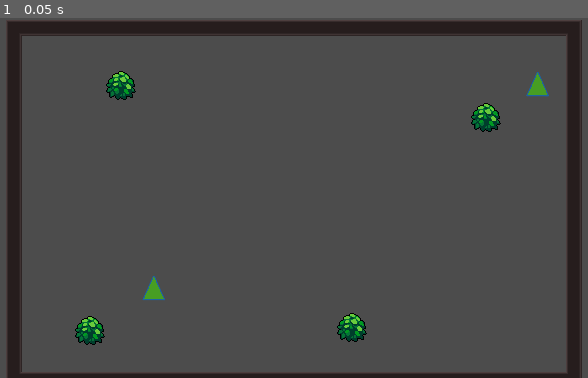
Above: before the commit, frame 1.
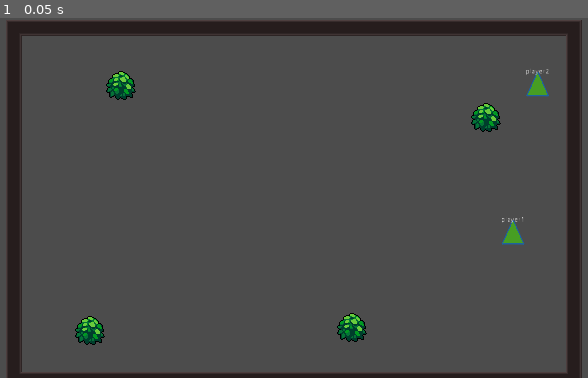
Above: after the commit, the same moment.

Repository: tangfuhao/InTheWorld
Game: Godot game, scene res://src/world/MiniMap.tscn
Two runs of this game, one before a commit and one after it. Both use one fixed random seed, a clock stepped at 60 frames per second and the inputs below.
Inputs:
- Up to frame 1 (0.05 s): no input

The runs differ from the first frame. In frame 1, 0.3% of the frame differs, in the area x 24-94%, y 14-79%.

Commit message:
修复一些问题

Diff:
--- /dev/null
+++ b/src/character/AttachEffect.gd
@@ -0,0 +1,10 @@
+extends AnimatedSprite
+
+func _ready():
+	connect("animation_finished",self,"_on_AnimatedSprite_animation_finished")
+	frame = 0
+	play("Animate")
+
+
+func _on_AnimatedSprite_animation_finished():
+	queue_free()
--- a/src/character/AttachEffect.tscn
+++ b/src/character/AttachEffect.tscn
@@ -1,6 +1,7 @@
-[gd_scene load_steps=5 format=2]
+[gd_scene load_steps=6 format=2]
 
 [ext_resource path="res://assert/effect/HitEffect.png" type="Texture" id=1]
+[ext_resource path="res://src/character/AttachEffect.gd" type="Script" id=2]
 
 [sub_resource type="AtlasTexture" id=1]
 atlas = ExtResource( 1 )
@@ -21,3 +22,4 @@
 [node name="AttachEffect" type="AnimatedSprite"]
 frames = SubResource( 3 )
 animation = "Animate"
+script = ExtResource( 2 )
--- a/src/character/HitBox.tscn
+++ b/src/character/HitBox.tscn
@@ -3,7 +3,7 @@
 [ext_resource path="res://src/character/HitBox.gd" type="Script" id=1]
 
 [sub_resource type="CircleShape2D" id=1]
-radius = 9.47219
+radius = 29.1181
 
 [node name="HitBox" type="Area2D"]
 script = ExtResource( 1 )
--- a/src/character/Human.gd
+++ b/src/character/Human.gd
@@ -10,6 +10,7 @@
 #与目标的距离
 var _target_distance = 0
 signal to_target_distance_update(distance)
+signal be_hurt(area)
 #背包
 var package = []
 #目标
@@ -53,3 +54,4 @@
 	var health_status = cpu.status.statusDic["健康状态"]
 	hurt_box.start_invincibility(0.5)
 	hurt_box.show_attack_effect()
+	emit_signal("be_hurt",area)
--- a/src/character/Human.tscn
+++ b/src/character/Human.tscn
@@ -33,7 +33,6 @@
 shape = SubResource( 1 )
 
 [node name="LabelLayout" parent="." instance=ExtResource( 5 )]
-visible = false
 
 [node name="CPU" parent="." instance=ExtResource( 4 )]
 visible = false
@@ -55,8 +54,15 @@
 monitorable = false
 collision_layer = 16
 collision_mask = 0
+
+[node name="CollisionShape2D" parent="HitBox" index="0"]
+position = Vector2( 0, 0 )
 [connection signal="area_entered" from="HurtBox" to="." method="_on_HurtBox_area_entered"]
 
 [editable path="CPU"]
 
 [editable path="Movement"]
+
+[editable path="HurtBox"]
+
+[editable path="HitBox"]
--- a/src/character/HurtBox.tscn
+++ b/src/character/HurtBox.tscn
@@ -3,7 +3,7 @@
 [ext_resource path="res://src/character/HurtBox.gd" type="Script" id=1]
 
 [sub_resource type="CircleShape2D" id=1]
-radius = 18.9661
+radius = 20.0417
 
 [node name="HurtBox" type="Area2D"]
 script = ExtResource( 1 )
--- a/src/character/tasks/Punch.gd
+++ b/src/character/tasks/Punch.gd
@@ -4,9 +4,10 @@
 func active():
 	if human:
 		var hit_box = human.hit_box
-		hit_box.set_deferred("monitorable",false)
+		hit_box.monitorable = true
+
 
 func terminate():
 	if human:
 		var hit_box = human.hit_box
-		hit_box.monitorable = true
+		hit_box.set_deferred("monitorable",false)
--- a/src/character/world_status/WorldStatus.gd
+++ b/src/character/world_status/WorldStatus.gd
@@ -6,6 +6,10 @@
 signal world_status_change
 
 var player_detection_zone:VisionSensor
+
+onready var hurt_time = $HurtTimer
+
+
 
 func setup():
 	world_status_dic["可以移动"] = true
@@ -27,11 +31,27 @@
 	player_detection_zone.connect("player_in_vision",self,"player_num_change_in_world_status")
 	player_detection_zone.connect("player_out_vision",self,"player_num_change_in_world_status")
 
-	owner.control_node.connect("to_target_distance_update",self,"to_target_distance_update")
+	var control_node = owner.control_node
+	control_node.connect("to_target_distance_update",self,"to_target_distance_update")
+	control_node.connect("be_hurt",self,"hurt_box_area_enter")
+
+func hurt_box_area_enter(area):
+	var is_hurt_status = world_status_dic["受到攻击"]
+	if hurt_time.is_stopped():
+		hurt_time.start(10)
+	else:
+		hurt_time.stop()
+		hurt_time.start(10)
+	if is_hurt_status == false:
+		world_status_dic["受到攻击"] = true
+		world_status_dic["不受攻击十秒"] = false
+		emit_signal("world_status_change")
+
+
 
 func to_target_distance_update(_distance):
 	world_status_dic["不在近战攻击范围"] = _distance > 20
-	world_status_dic["不在远程攻击范围"] = _distance > 200
+	world_status_dic["不在远程攻击范围"] = _distance > 150
 
 func player_num_change_in_world_status():
 	var target = player_detection_zone.get_recent_target("其他人")
@@ -55,3 +75,11 @@
 	if world_status_dic.has(_condition_item):
 		return world_status_dic[_condition_item]
 	return false
+
+
+func _on_HurtTimer_timeout():
+	var is_hurt_status = world_status_dic["受到攻击"]
+	if is_hurt_status:
+		world_status_dic["受到攻击"] = false
+		world_status_dic["不受攻击十秒"] = true
+		emit_signal("world_status_change")
--- a/src/character/world_status/WorldStatus.tscn
+++ b/src/character/world_status/WorldStatus.tscn
@@ -6,3 +6,8 @@
 visible = false
 light_mask = 0
 script = ExtResource( 1 )
+
+[node name="HurtTimer" type="Timer" parent="."]
+wait_time = 10.0
+one_shot = true
+[connection signal="timeout" from="HurtTimer" to="." method="_on_HurtTimer_timeout"]
--- a/src/world/MiniMap.tscn
+++ b/src/world/MiniMap.tscn
@@ -15,7 +15,7 @@
 tile_data = PoolIntArray( 0, 1, 65536, 1, 1, 2, 2, 1, 2, 3, 1, 2, 4, 1, 2, 5, 1, 2, 6, 1, 2, 7, 1, 2, 8, 1, 2, 9, 1, 2, …(1581 unchanged characters)…
 
 [node name="Human" parent="." instance=ExtResource( 1 )]
-position = Vector2( 296.308, 546.877 )
+position = Vector2( 1014.73, 435.554 )
 
 [node name="Human2" parent="." instance=ExtResource( 1 )]
 position = Vector2( 1063.92, 139.123 )
